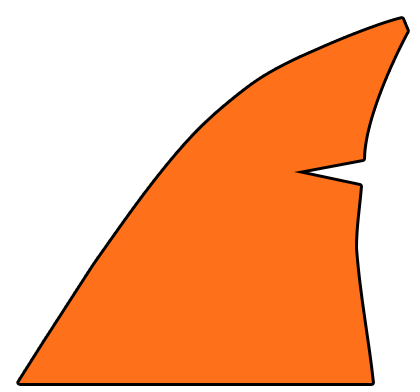
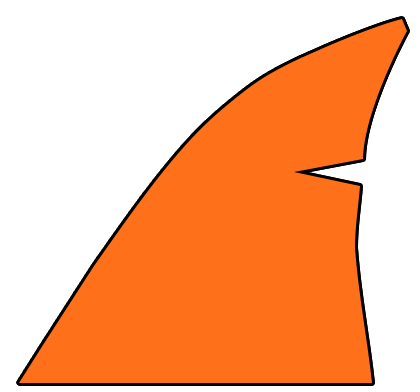
Layers edited between the first and the second 420x392 image:
renamed "Camada 2" to "Camada 4 copiar", painted on it over [16, 16, 410, 386]
